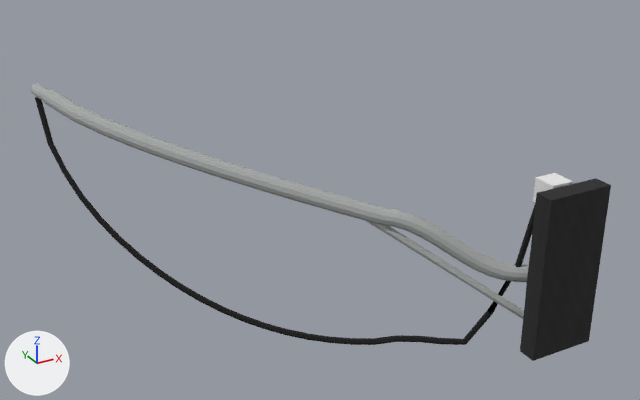
What one commit did to the OBJ model src/main/resources/assets/realgrid/models/block/pole_light_mount/arm_3_left_wired.obj.
One viewpoint serves both versions: a 50 mm lens placed at (-2.42, -3.77, 2.58), pointed at (-0.33, 0.04, 0.68). The lights are fixed; the arrows at lower left show +X, +Y and +Z. The picture after the commit comes second. Where no turn or scale is listed for an object, it has been applied to the vertices. Vertices at exactly the same position are counted once.

The first picture shows 'pole_light_mount_3_left_wired'.
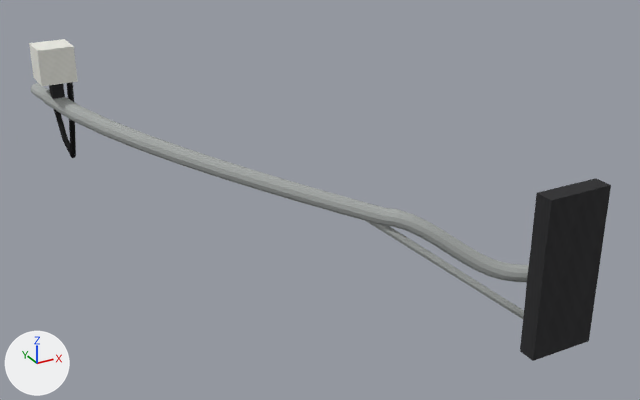
Where the change shows, as pixel boxes [x1, y1, x2, y2] in the pictures (640 x 400 px):
'pole_light_mount_3_left_wired', reshaped (16% taller): before [31, 83, 611, 361]; after [29, 39, 611, 361]
part 1 of me_pole_light_mount_3_left_wired, added: after [49, 84, 65, 99]
part 2 of me_pole_light_mount_3_left_wired, added: after [29, 39, 78, 86]
part 3 of me_pole_light_mount_3_left_wired, added: after [54, 82, 76, 158]
part 4 of me_pole_light_mount_3_left_wired, deleted: before [35, 97, 536, 345]
part 5 of me_pole_light_mount_3_left_wired, deleted: before [533, 173, 573, 202]

The change, as a diff of the scene's bpy script:
```diff
--- a/src/main/resources/assets/realgrid/models/block/pole_light_mount/arm_3_left_wired.obj.py
+++ b/src/main/resources/assets/realgrid/models/block/pole_light_mount/arm_3_left_wired.obj.py
@@ me_pole_light_mount_3_left_wired @@
 # used by ob_pole_light_mount_3_left_wired; location = (0.0, 0.0, 0.0)
-me_pole_light_mount_3_left_wired.from_pydata(...)  # 524 vertices, 491 faces; spans x -1.53..0.69, y -1.0..1.2, z -0.07..1.2
+me_pole_light_mount_3_left_wired.from_pydata(...)  # 412 vertices, 377 faces; spans x -1.54..0.69, y -1.0..1.2, z 0.06..1.45
+# me_pole_light_mount_3_left_wired part 1: a new loose piece, a box spanning x -1.475..-1.412, y 0.904..0.967, z 1.173..1.267, in mat_clamp (picture img_pole_light_mount_clamp)
+# me_pole_light_mount_3_left_wired part 2: a new loose piece, a box spanning x -1.54..-1.35, y 0.84..1.03, z 1.27..1.45, in mat_porcelain (its picture is missing)
+# me_pole_light_mount_3_left_wired part 3: a new loose piece of 36 vertices spanning x -1.51..-1.34, y 0.95..1.2, z 0.78..1.39, in mat_cable (picture img_pole_light_mount_cable)
+# me_pole_light_mount_3_left_wired part 4: the loose piece of 150 vertices spanning x -1.52..0.51, y -0.77..1.2, z -0.07..1.12 is deleted
+# me_pole_light_mount_3_left_wired part 5: the loose piece of 8 vertices spanning x 0.44..0.56, y -0.87..-0.75, z 0.81..0.94 is deleted
+# other edits to the shape of me_pole_light_mount_3_left_wired do not show in these pictures
 me_pole_light_mount_3_left_wired.materials.append(mat_clamp)
```
